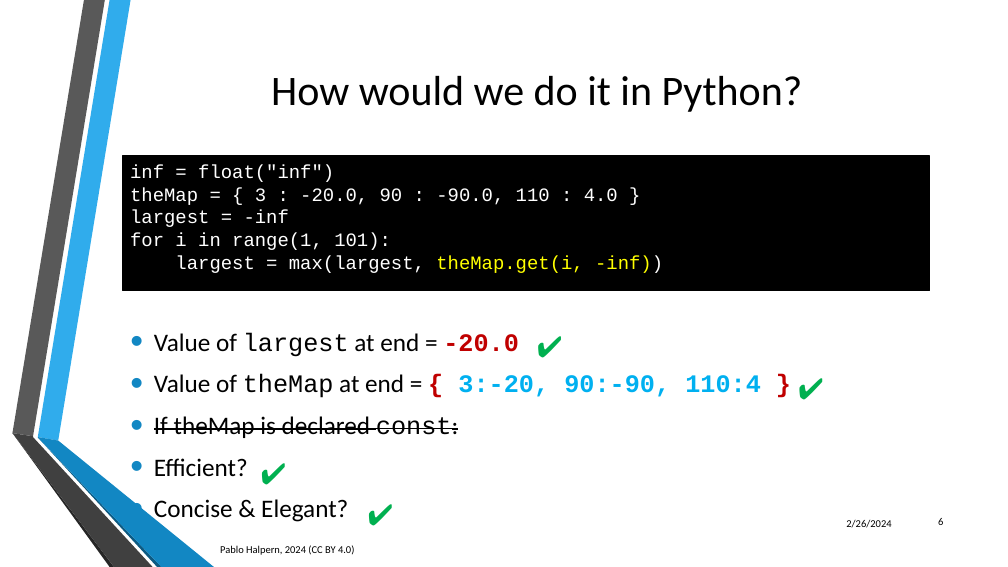
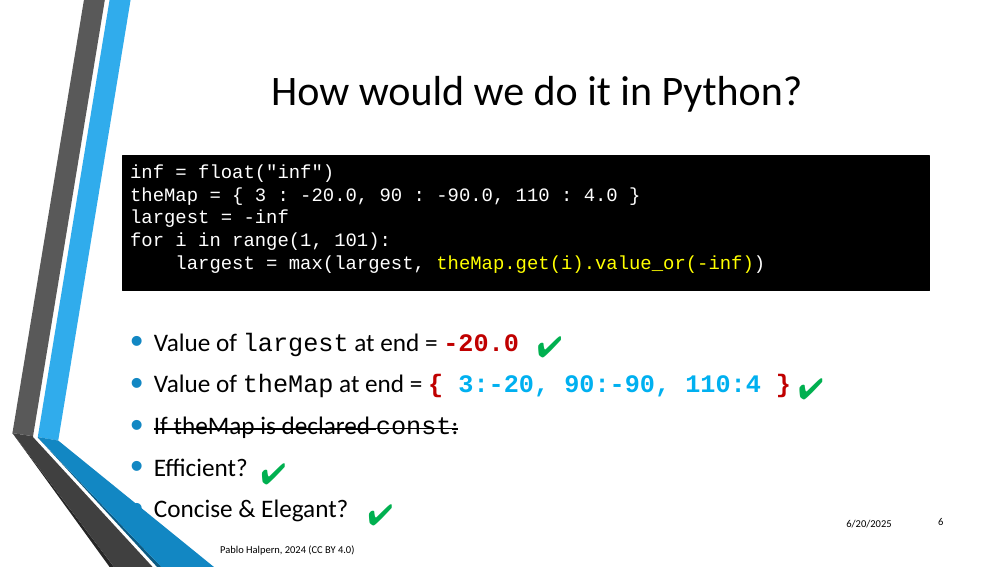
Before and after one commit to phalpern/WG21-halpern, a slide deck: slide 6 of P3091-map_lookup/P3091 Better lookups for map and unordered_map.pptx. Drawn at 1008x567 pixels with LibreOffice and Linux fonts; fonts in the diff are those of the drawing; background and template pictures are left out. Boxes give left, top, right and bottom in pixels: in the first picture for what was removed or moved away, otherwise in the second. Text is boxed around its words. In the diff, an @@ line names an element or a change of style, - is before the commit and + after.

```diff
--- a/P3091-map_lookup/P3091 Better lookups for map and unordered_map.pptx
+++ b/P3091-map_lookup/P3091 Better lookups for map and unordered_map.pptx
@@ text in rectangle at [175, 256, 765, 273]: text changed; text colour #FFFFFF to #FFFF00 @@
-largest = max(largest, theMap.get(i, -inf))
+largest = max(largest, theMap.get(i).value_or(-inf))
@@ text at [846, 520, 891, 528]: text changed @@
-2/26/2024
+6/20/2025
```
Also in this commit, not shown: 10 other slides changed, 8 slides removed, 9 other files.
